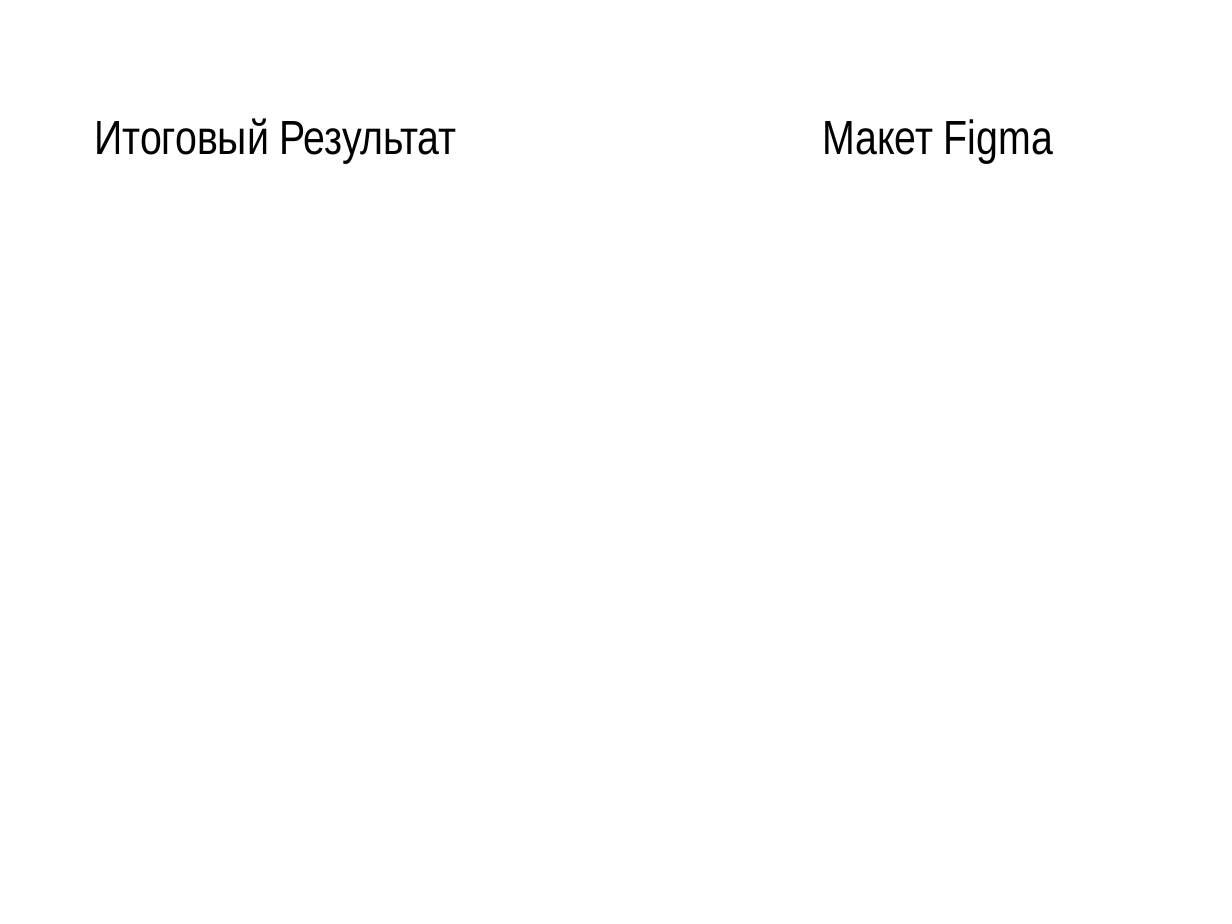
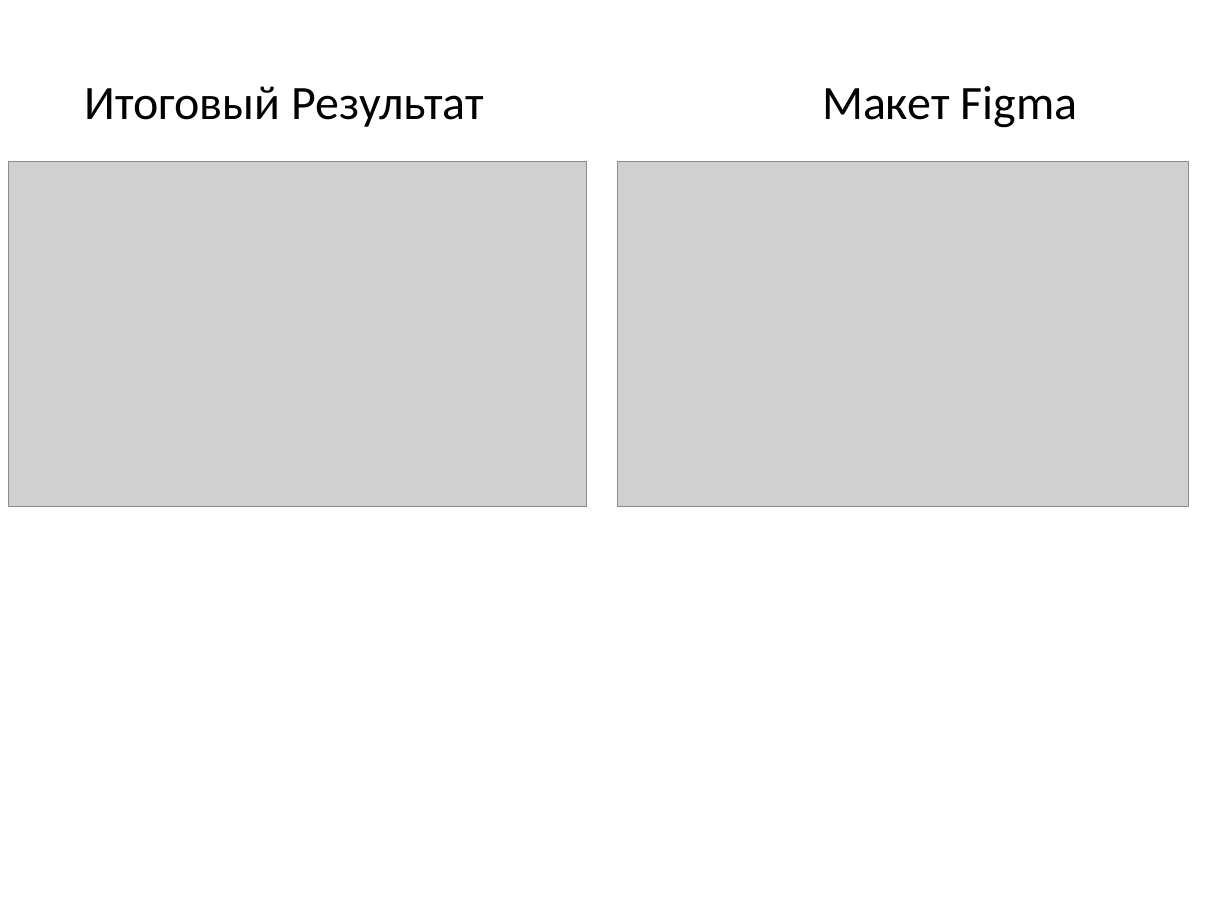
Before and after one commit to VladislavUstinov228/practica, a slide deck: slide 7 of Устинов Владислав С7120Б/презентация.pptx. Drawn at 1232x924 pixels with LibreOffice and Linux fonts; fonts in the diff are those of the drawing; grey boxes stand for pictures. Boxes give left, top, right and bottom in pixels: in the first picture for what was removed or moved away, otherwise in the second. Text is boxed around its words. In the diff, an @@ line names an element or a change of style, - is before the commit and + after.

```diff
--- a/Устинов Владислав С7120Б/презентация.pptx
+++ b/Устинов Владислав С7120Б/презентация.pptx
@@ text "Итоговый Результат" at box(85, 86, 484, 127): font Arial Narrow to Calibri @@
@@ text "Итоговый Результат": place and size @@
-text "Итоговый Результат" at box(95, 118, 456, 163)
+text "Итоговый Результат" at box(85, 86, 484, 127)
@@ text "Макет Figma": place and size @@
-text "Макет Figma" at box(822, 119, 1053, 163)
+text "Макет Figma" at box(822, 86, 1078, 128)
@@ text "Макет Figma" at box(822, 86, 1078, 128): font Arial Narrow to Calibri @@
@@ picture added at box(9, 161, 588, 506) @@
@@ picture added at box(617, 161, 1189, 506) @@
```
Also in this commit, not shown: 10 other slides changed, 5 slides added, 2 slides removed, 2 other files.
